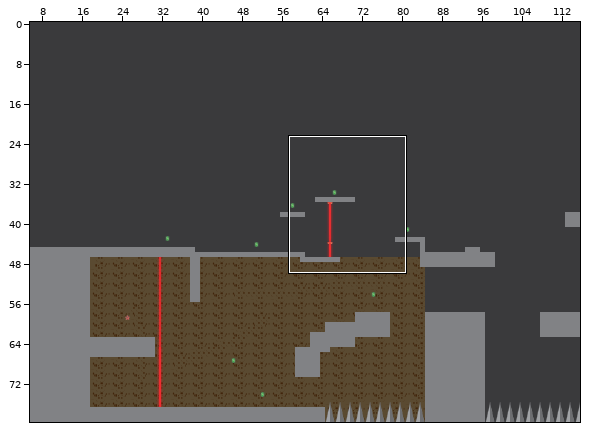
Level history. Tiled map (JSON): assets/Tilemaps/Map2.json. Above, an overview of the earlier version with the close-up marked.
Close-up. The starting point:
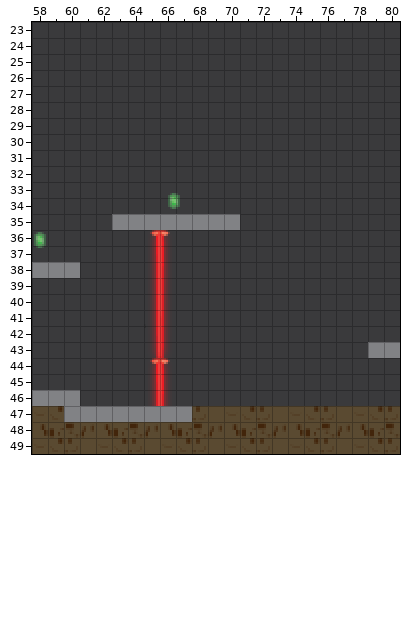
Cells are 8x8 px. Shown: x 58..80, y 23..49. The commit also changed other parts of the map, which this record leaves out.
Now the later version:
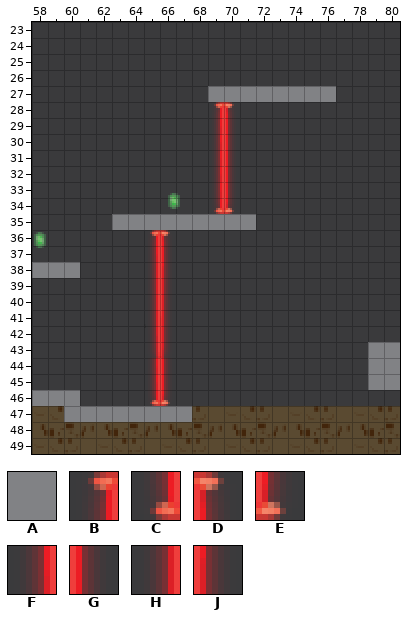
Key: from "tileset1": A 3; from "tileset2": B 138, C 138 flipped up-down, D 139, E 139 flipped up-down, F 154, G 155, H 170, J 171.
_ is an empty cell, . an unchanged one.
See-through tiles are keyed as they look on the map.
What changed:
--- layer "Hazard"
@@ x 69..70 @@
-28 __
-29 __
-30 __
-31 __
-32 __
-33 __
-34 __
+28 BD
+29 FG
+30 FG
+31 FG
+32 FG
+33 FG
+34 CE
@@ x 65..66 @@
-44 BD
+44 FG
@@ x 65..66 @@
-46 HJ
+46 CE
--- layer "Terrain"
@@ x 69..76 @@
-27 ________
+27 AAAAAAAA
@@ x 71..71 @@
-35 _
+35 A
@@ x 79..80 @@
-44 __
-45 __
+44 AA
+45 AA
Changed places in both close-ups, as pixel boxes (x1, y1, x2, y2):
added: (208, 86, 336, 230)
changed: (150, 358, 170, 374)
added: (368, 358, 400, 390)
changed: (150, 390, 170, 406)
